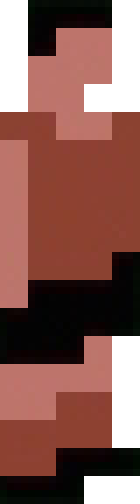
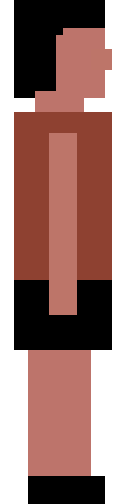
Layers edited between the first and the second 140 x 504 image:
added layer "Ebene #4" above "Ebene #2" over (14, 0, 112, 504)
added layer "Ebene #2" above "Ebene #3" over (14, 0, 112, 504)
hid "Ebene #1" over (0, 0, 140, 504)
